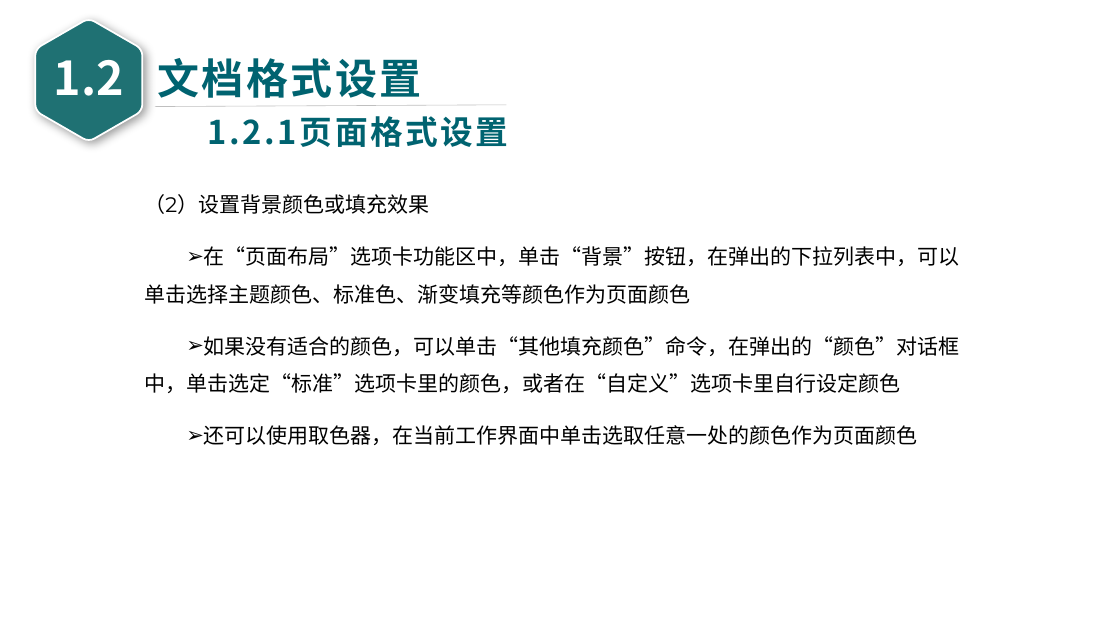
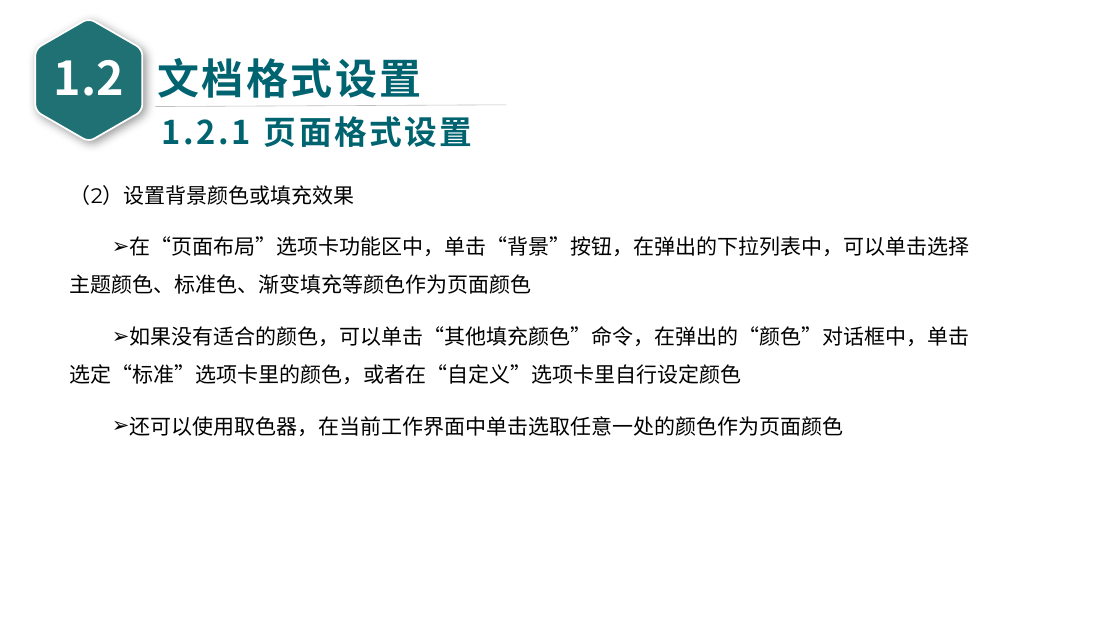
Before and after one commit to glplaman/glplaman.github.io, a slide deck: slide 31 of office/file/wps PPT/第1章 WPS文字文档编辑 - glpla.pptx. Drawn at 1120x630 pixels with LibreOffice and Linux fonts; fonts in the diff are those of the drawing. Boxes give left, top, right and bottom in pixels: in the first picture for what was removed or moved away, otherwise in the second. Text is boxed around its words. In the diff, an @@ line names an element or a change of style, - is before the commit and + after.

```diff
--- a/office/file/wps PPT/第1章 WPS文字文档编辑 - glpla.pptx
+++ b/office/file/wps PPT/第1章 WPS文字文档编辑 - glpla.pptx
@@ text at bbox=[162, 116, 473, 147]: spaces changed @@
-1.2.1页面格式设置
+1.2.1 页面格式设置
@@ text "（2）设置背景颜色或填充效果" rewrapped from bbox=[144, 194, 960, 445] to bbox=[70, 185, 969, 436] @@
```
Also in this commit, not shown: 91 other slides changed, 9 other files.
